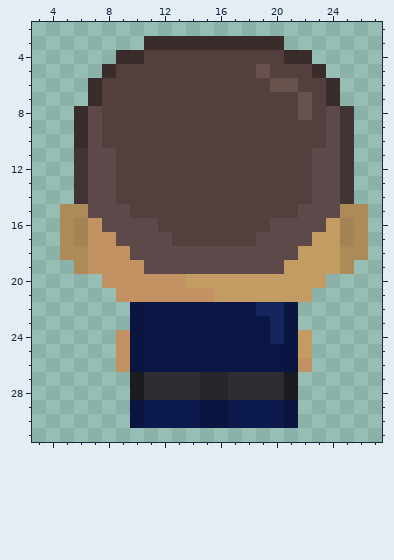
Two states of a pixel-art sprite, src/res/player/walkUp_(2).png. That is the earlier state.
The file is 32x32 pixels. Colours within 5 levels of each other are drawn and written as one. Shown: x 3..27, y 2..31.
The same view after the edit:
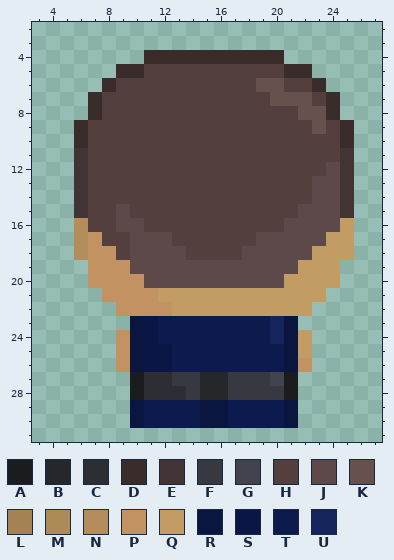
Palette (. is transparent): A #1a1c1f  B #25272b  C #2c2e33  D #3b2c2c  E #423434  F #383940  G #43434d  H #543f3f  J #5d4949  K #66514d  L #a38353  M #ad8b58  N #b38d5b  P #c29263  Q #c29c63  R #0a1640  S #091646  T #0c1a4d  U #16245e
What changed:
@@ x 3..27 @@
  2 .........................
- 3 ........DDDDDDDDDD.......
- 4 ......DDHHHHHHHHHHDD.....
- 5 .....DHHHHHHHHHHKHHHD....
- 6 ....DHHHHHHHHHHHHKKHHD...
- 7 ....DHHHHHHHHHHHHHHKHD...
- 8 ...DJHHHHHHHHHHHHHHKHJE..
- 9 ...DJHHHHHHHHHHHHHHHHJE..
-10 ...DJHHHHHHHHHHHHHHHHJE..
-11 ...EJJHHHHHHHHHHHHHHJJE..
-12 ...EJJHHHHHHHHHHHHHHJJE..
-13 ...EJJHHHHHHHHHHHHHHJJE..
-14 ...EJJHHHHHHHHHHHHHHJJE..
-15 ..MMJJJHHHHHHHHHHHHJJJMM.
-16 ..MLPJJJJHHHHHHHHJJJJQLM.
-17 ..MLPPJJJJHHHHHHJJJJQQLM.
-18 ..MMPPPJJJJJJJJJJJJQQQMM.
-19 ...MPPPPJJJJJJJJJJQQQQM..
-20 .....PPPPPPQQQQQQQQQQ....
-21 ......PPPPPPPQQQQQQQ.....
-22 .......RSSSSSSSSUUR......
-23 .......RSSSSSSSSSUR......
-24 ......PRSSSSSSSSSURQ.....
-25 ......PRSSSSSSSSSSRQ.....
-26 ......PRSSSSSSSSSSRP.....
-27 .......ACCCCBBCCCCA......
-28 .......ACCCCBBCCCCA......
+ 3 .........................
+ 4 ........DDDDDDDDDD.......
+ 5 ......DDHHHHHHHHHHDD.....
+ 6 .....DHHHHHHHHHHKKHHD....
+ 7 ....DHHHHHHHHHHHHKKKHD...
+ 8 ....DHHHHHHHHHHHHHHKKD...
+ 9 ...DHHHHHHHHHHHHHHHHKHD..
+10 ...DHHHHHHHHHHHHHHHHHHD..
+11 ...EHHHHHHHHHHHHHHHHHHE..
+12 ...EHHHHHHHHHHHHHHHHHJE..
+13 ...EHHHHHHHHHHHHHHHHJJE..
+14 ...EHHHHHHHHHHHHHHHHJJE..
+15 ...EHHJHHHHHHHHHHHHJJJE..
+16 ...NHHJJHHHHHHHHHHJJJJQ..
+17 ...NPHHJJJHHHHHHJJJJJQQ..
+18 ...NPPHJJJJHHHHJJJJJQQQ..
+19 ....PPPJJJJJJJJJJJJQQQ...
+20 ....PPPPJJJJJJJJJJQQQQ...
+21 .....PPPPQQQQQQQQQQQQ....
+22 ......PPPPQQQQQQQQQQ.....
+23 .......RSTTTTTTTTUR......
+24 ......PRSTTTTTTTTURQ.....
+25 ......PRSSTTTTTTTTRQ.....
+26 ......PRSSTTTTTTTTRP.....
+27 .......ACCFFBBFFFGA......
+28 .......ACCCFBBFFFFA......
 29 .......RTTTTRRTTTTR......
Boxes around the changes in both pictures, in picture pixels (x1, y1, x2, y2):
changed: (60, 36, 368, 400)
